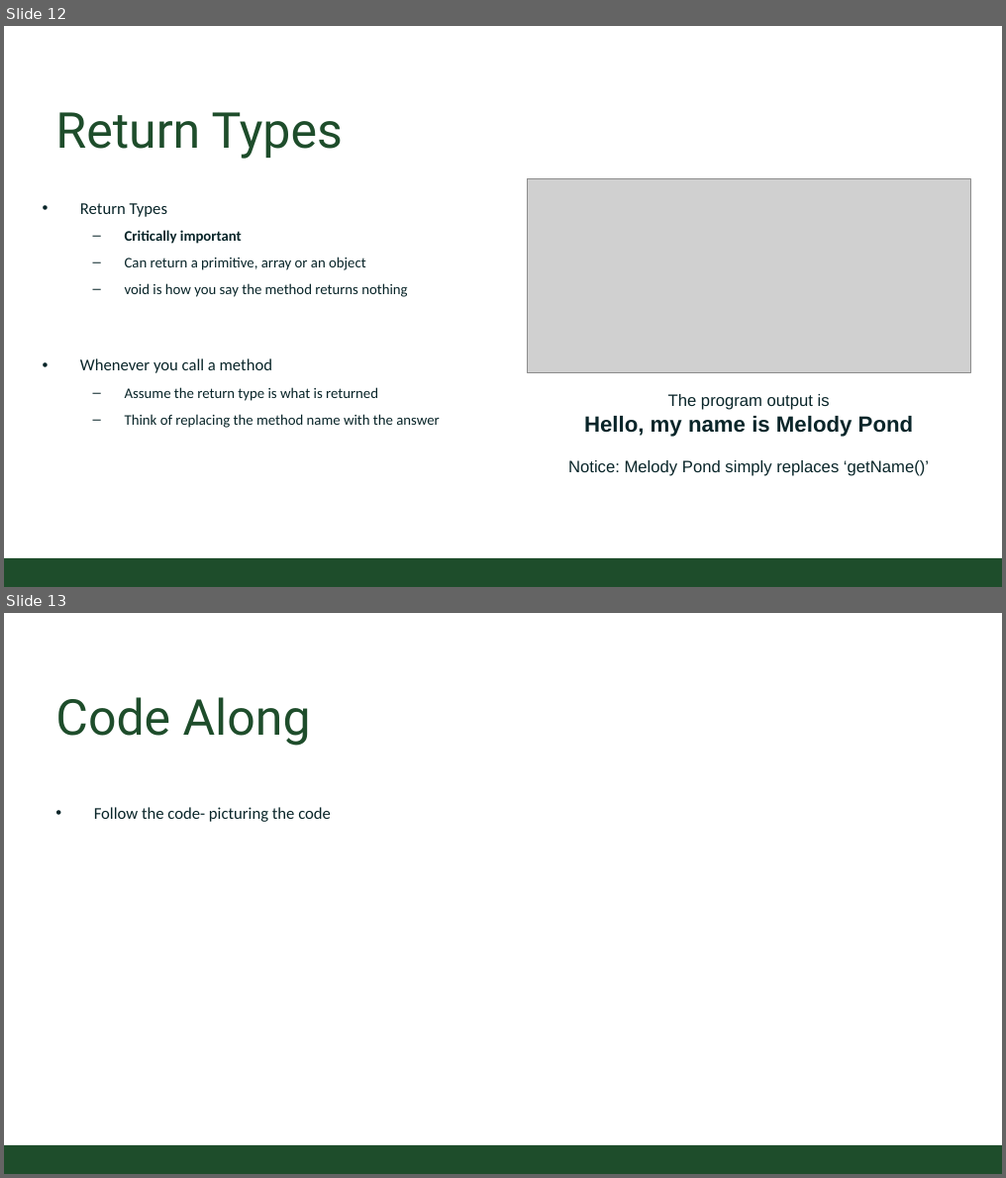
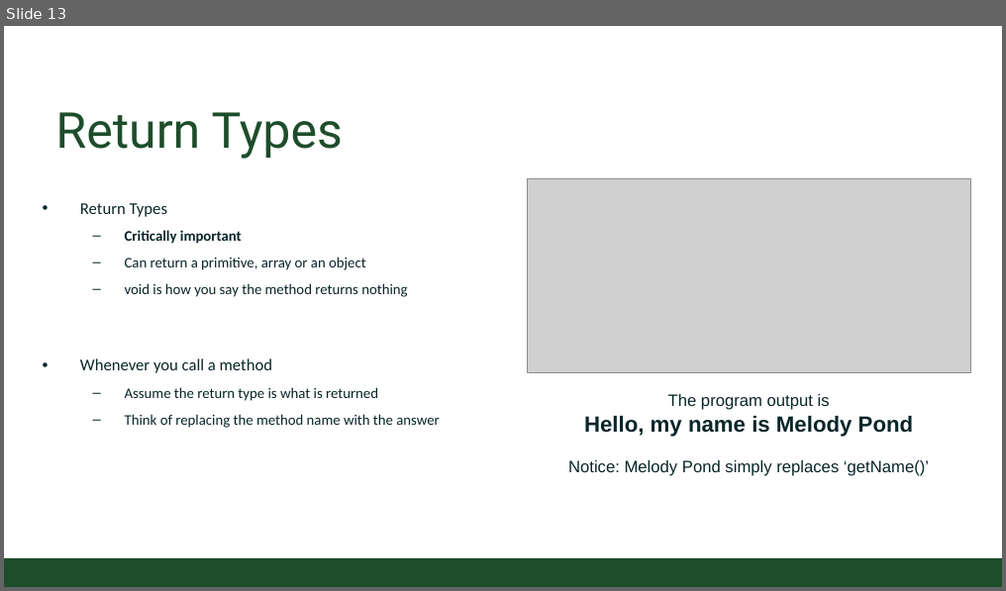
Before and after one commit to CSU-CompSci-CS163-4/Handouts, a slide deck: slides/On-Campus/02_02_ObjectsMethods.pptx. Shown one above the other, each under a label of ours: slides 12 and 13 before the commit, slide 13 after it. The pictures are 1006x1178 and 1006x591 pixels, drawn with LibreOffice and Linux fonts; fonts in the diff are those of the drawing; grey boxes stand for pictures; background and template pictures are left out. Boxes give left, top, right and bottom in pixels: in the first picture for what was removed or moved away, otherwise in the second. Text is boxed around its words. In the diff, an @@ line names an element or a change of style, - is before the commit and + after.

```diff
--- a/slides/On-Campus/02_02_ObjectsMethods.pptx
+++ b/slides/On-Campus/02_02_ObjectsMethods.pptx
@@ slide 13 removed at (x1=4, y1=613, x2=1002, y2=1174), background #FFFFFF; not listed: 1 template element that a slide beside it also shows @@
@@ title removed at (x1=55, y1=697, x2=311, y2=746) @@
-Code Along
@@ text removed at (x1=94, y1=807, x2=331, y2=822) @@
-• Follow the code- picturing the code
@@ what was slide 12 is now slide 13 @@
```
Also in this commit, not shown: 3 slides changed, 5 slides added, 4 other slides removed.
